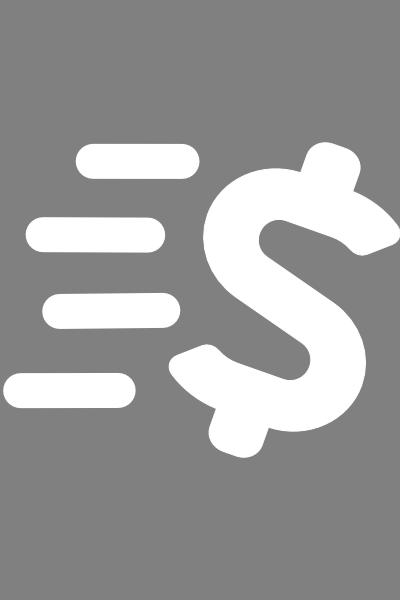
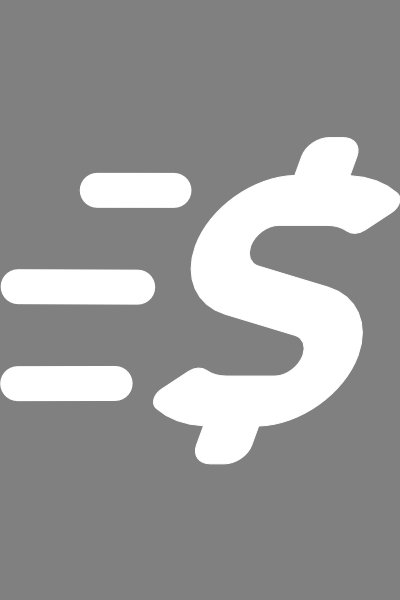
Layers edited between the first and the second 400×600 image:
removed group "Prancheta1" (6 layers) over [3, 142, 400, 458]
renamed (unnamed layer) to "Prancheta1", moved it out of group "Prancheta1" over [0, 137, 400, 465]
removed layer (unnamed layer) (2nd of 6, in "Prancheta1" › (unnamed layer)) from group (unnamed layer) over [42, 292, 181, 329]
added group (unnamed layer) (1st of 5, in "Prancheta1") with 4 layers in group "Prancheta1" over [0, 137, 400, 465]
moved (unnamed layer) (2nd of 5, in "Prancheta1" › (unnamed layer)) in the stack, painted on it over [25, 172, 192, 253]
moved (unnamed layer) (3rd of 5, in "Prancheta1" › (unnamed layer)) in the stack, painted on it over [0, 269, 156, 409]
moved (unnamed layer) (4th of 5, in "Prancheta1" › (unnamed layer)) in the stack, painted on it over [0, 143, 200, 402]
moved (unnamed layer) (5th of 5, in "Prancheta1" › (unnamed layer)) in the stack, painted on it over [153, 137, 400, 465]
